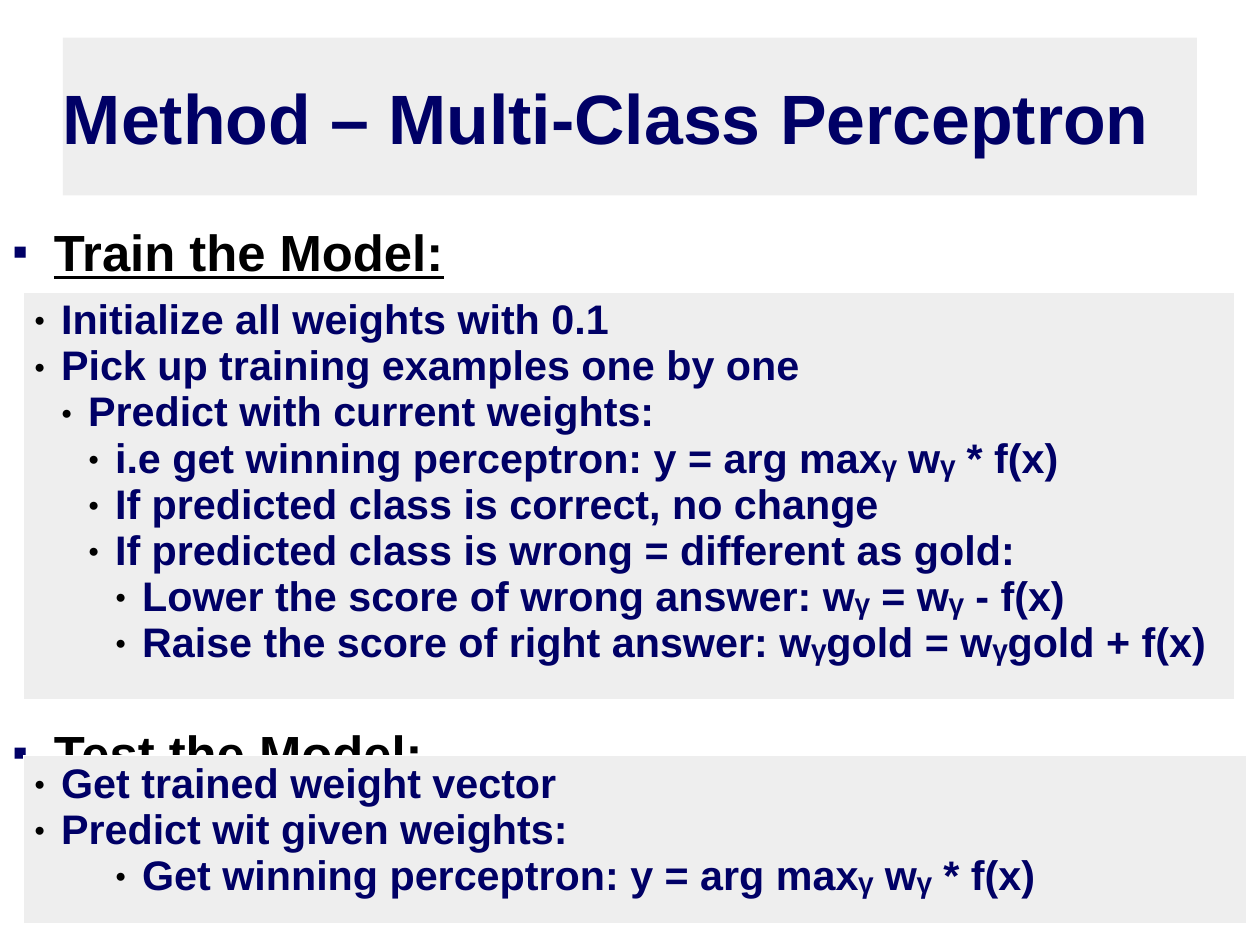
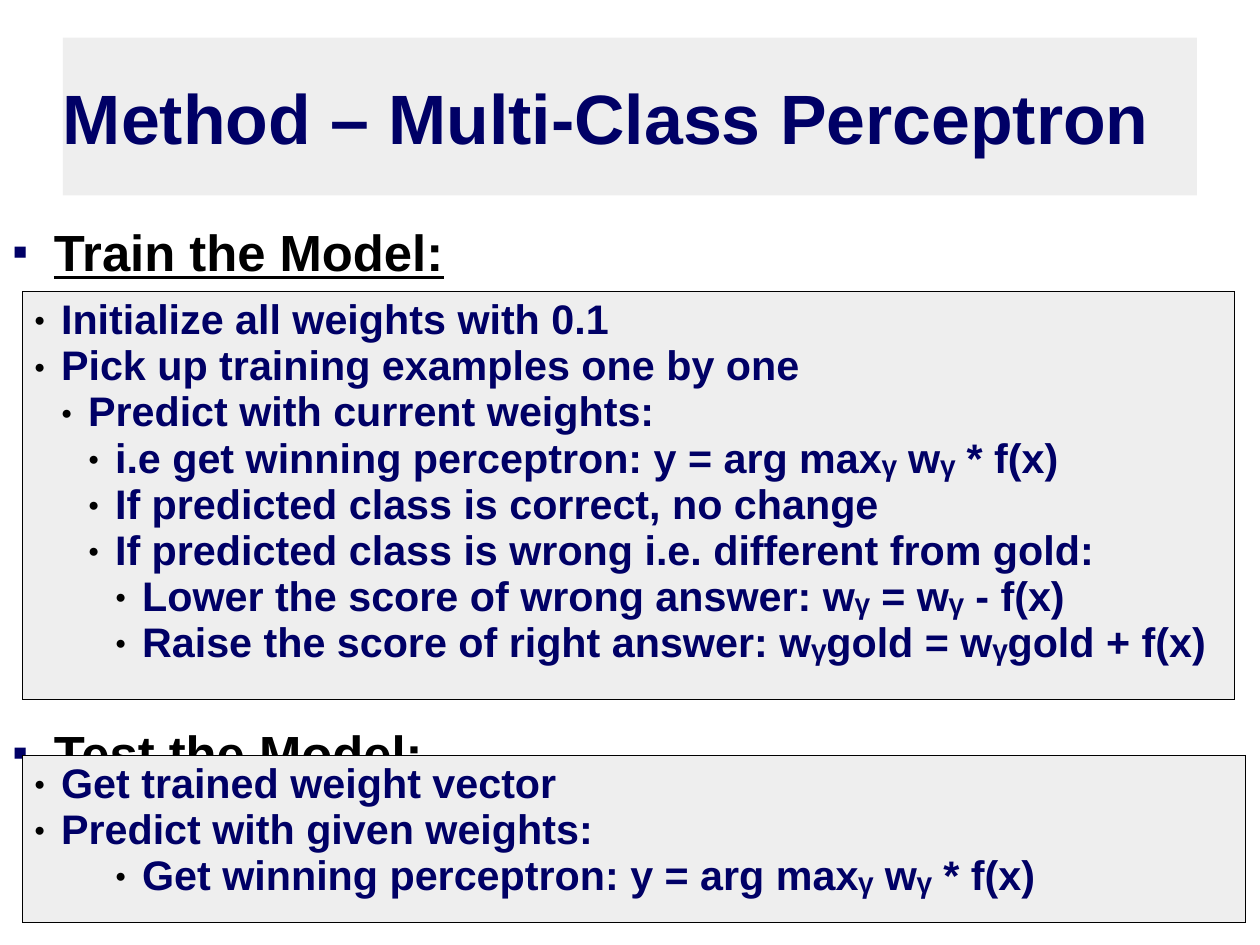
Before and after one commit to theconsummate/twitter-emotion-mining, a slide deck: slide 7 of PresentationTeamLab.odp (slide 6 before the commit). Drawn at 1260x945 pixels with LibreOffice and Linux fonts; fonts in the diff are those of the drawing. Boxes give left, top, right and bottom in pixels: in the first picture for what was removed or moved away, otherwise in the second. Text is boxed around its words. In the diff, an @@ line names an element or a change of style, - is before the commit and + after.

```diff
--- a/PresentationTeamLab.odp
+++ b/PresentationTeamLab.odp
@@ table at (23, 292, 1235, 686) @@
-row 1, column 1: Initialize all weights with 0.1 / Pick up training examples one by one / Predict with current weights: / i.e get winning perceptron: y = arg maxᵧ wᵧ * f(x) / If predicted class is correct, no change / If predicted class is wrong = different as gold: / Lower the score of wrong answer: wᵧ = wᵧ - f(x) / Raise the score of right answer: wᵧgold = wᵧgold + f(x)
+row 1, column 1: Initialize all weights with 0.1 / Pick up training examples one by one / Predict with current weights: / i.e get winning perceptron: y = arg maxᵧ wᵧ * f(x) / If predicted class is correct, no change / If predicted class is wrong i.e. different from gold: / Lower the score of wrong answer: wᵧ = wᵧ - f(x) / Raise the score of right answer: wᵧgold = wᵧgold + f(x)
@@ borders changed @@
@@ table at (23, 756, 1246, 923) @@
-row 1, column 1: Get trained weight vector / Predict wit given weights: / Get winning perceptron: y = arg maxᵧ wᵧ * f(x)
+row 1, column 1: Get trained weight vector / Predict with given weights: / Get winning perceptron: y = arg maxᵧ wᵧ * f(x)
@@ borders changed @@
```
Also in this commit, not shown: 7 other slides changed, 2 slides added, 2 slides removed.
